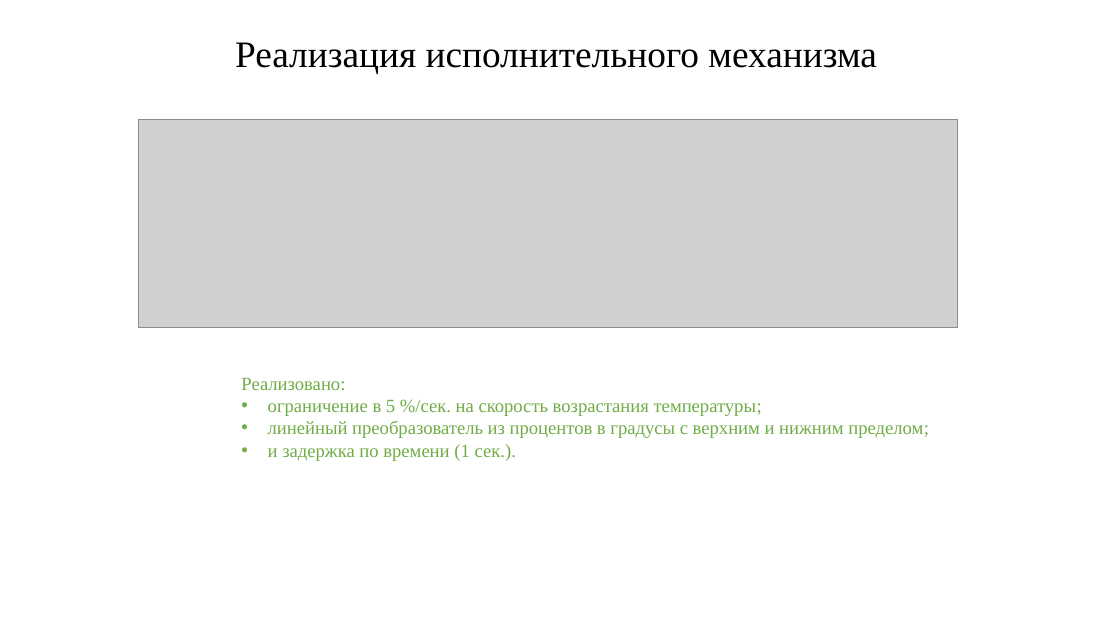
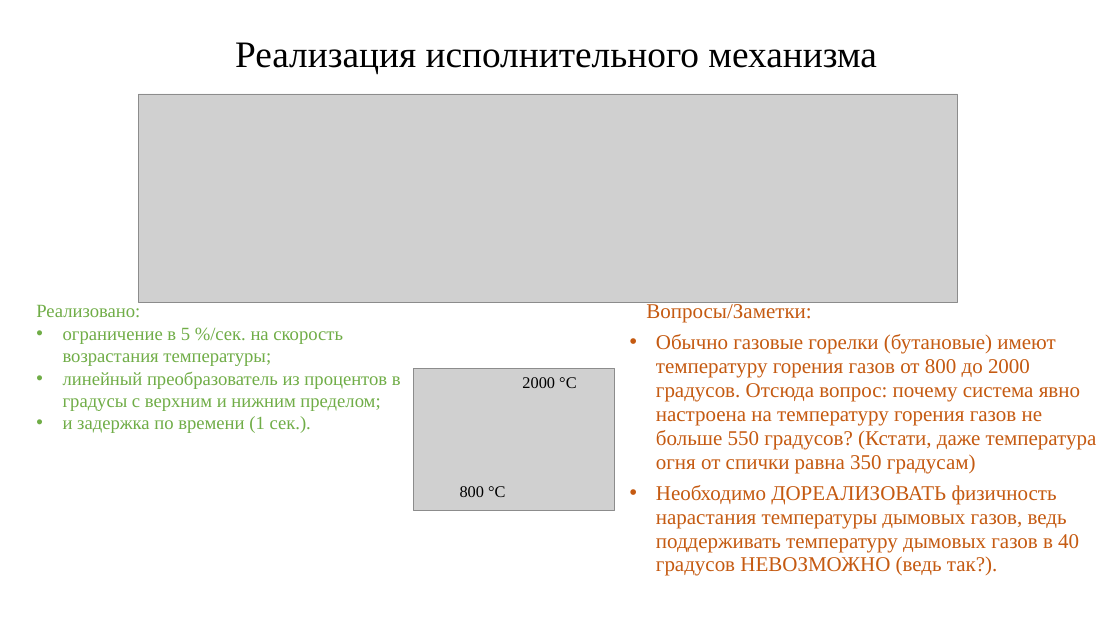
Before and after one commit to Rivares/Ph.D, a slide deck: slide 5 of 0_Docs_dir/3_General/Отчёт руководителям 12.07.2020.pptx. Drawn at 1120x630 pixels with LibreOffice and Linux fonts; fonts in the diff are those of the drawing; grey boxes stand for pictures. Boxes give left, top, right and bottom in pixels: in the first picture for what was removed or moved away, otherwise in the second. Text is boxed around its words. In the diff, an @@ line names an element or a change of style, - is before the commit and + after.

```diff
--- a/0_Docs_dir/3_General/Отчёт руководителям 12.07.2020.pptx
+++ b/0_Docs_dir/3_General/Отчёт руководителям 12.07.2020.pptx
@@ picture: place and size @@
-picture at bbox=[139, 120, 959, 329]
+picture at bbox=[139, 94, 959, 302]
@@ text "Реализовано:" rewrapped from bbox=[241, 378, 929, 461] to bbox=[36, 305, 401, 433] @@
@@ text added at bbox=[646, 302, 1097, 576], 18 pt, text #C55A11 @@
+Вопросы/Заметки:
+• Обычно газовые горелки (бутановые) имеют температуру горения газов от 800 до 2000 градусов. Отсюда вопрос: почему система явно настроена на температуру горения газов не больше 550 градусов? (Кстати, даже температура огня от спички равна 350 градусам)
+• Необходимо ДОРЕАЛИЗОВАТЬ физичность нарастания температуры дымовых газов, ведь поддерживать температуру дымовых газов в 40 градусов НЕВОЗМОЖНО (ведь так?).
@@ picture added at bbox=[413, 368, 615, 511] @@
@@ text added at bbox=[522, 377, 576, 388], 14 pt, text #000000 @@
+2000 °С
@@ text added at bbox=[460, 486, 505, 497], 14 pt, text #000000 @@
+800 °С
```
Also in this commit, not shown: 6 other slides changed, 1 slide added, 1 slide removed, 4 other files.
